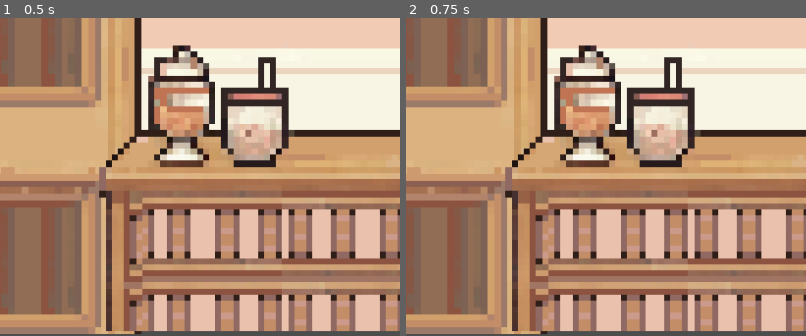
Above: before the commit, frames 1-2 (left to right).
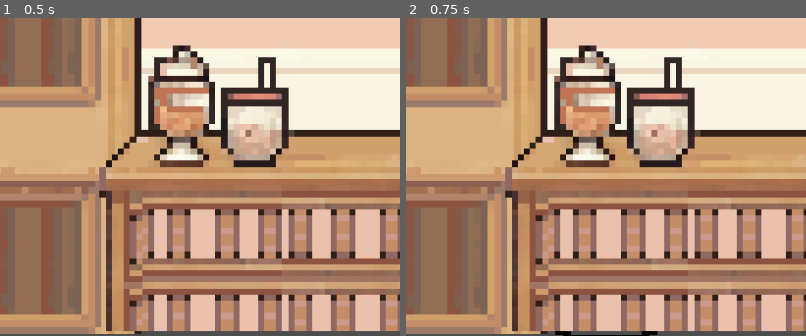
Above: after the commit, the same moments.

Repository: aylabaguette/40sGame
Game: Godot game, scene res://scenes/main.tscn
Same seed, same stepped clock (60 frames per second), same inputs: the game is played once before the commit and once after it.
Inputs (mouse positions are % of the whole screen's width and height, from its top left):
- Up to frame 1 (0.5 s): no input
- Up to frame 2 (0.75 s): tap Enter at 0.5 s; move the mouse to (39, 86) at 0.52 s; click (39, 86) at 0.6 s
The pictures show only the part of the screen within x 13-63%, y 50-100%; the shares and areas given below are measured in that part.

Frame 1 is identical in both runs. In frame 2, 0.2% of the frame differs, in the area x 37-63%, y 98-100%.

Commit message:
fixed things. ! yay

Diff:
--- a/40s-game/scenes/Kitchen.tscn
+++ b/40s-game/scenes/Kitchen.tscn
@@ -11,6 +11,9 @@
 [ext_resource type="Script" path="res://scripts/drinks.gd" id="7_vqlel"]
 [ext_resource type="Texture2D" uid="uid://bj0vn7axdv5o3" path="res://sprites/cups/cup.png" id="10_uhls2"]
 [ext_resource type="Script" path="res://scenes/cup.gd" id="11_7e8gx"]
+
+[sub_resource type="RectangleShape2D" id="RectangleShape2D_cvqij"]
+size = Vector2(111, 72)
 
 [sub_resource type="RectangleShape2D" id="RectangleShape2D_bv3je"]
 size = Vector2(388.75, 358.75)
@@ -77,6 +80,13 @@
 offset_right = 653.0
 offset_bottom = 393.0
 
+[node name="DispenserArea" type="Area2D" parent="Dispenser"]
+position = Vector2(608, 350)
+
+[node name="DispenserShape" type="CollisionShape2D" parent="Dispenser/DispenserArea"]
+position = Vector2(84.5, 218)
+shape = SubResource("RectangleShape2D_cvqij")
+
 [node name="Lids" type="Area2D" parent="."]
 position = Vector2(386, 322)
 scale = Vector2(0.4, 0.4)
@@ -99,14 +109,14 @@
 script = ExtResource("11_7e8gx")
 
 [node name="Area2D" type="Area2D" parent="Cup"]
-scale = Vector2(1, 1)
 
 [node name="CollisionShape2D" type="CollisionShape2D" parent="Cup/Area2D"]
 position = Vector2(-0.669716, 5.49844)
-scale = Vector2(1, 1)
 shape = SubResource("RectangleShape2D_kppjn")
 
 [connection signal="pressed" from="Button" to="." method="_on_button_pressed"]
 [connection signal="pressed" from="Dispenser/Rightbutton" to="Dispenser" method="_on_rightbutton_pressed"]
 [connection signal="pressed" from="Dispenser/LeftButton" to="Dispenser" method="_on_left_button_pressed"]
+[connection signal="area_shape_entered" from="Dispenser/DispenserArea" to="Dispenser" method="_on_dispenser_area_area_shape_entered"]
 [connection signal="mouse_entered" from="Cup/Area2D" to="Cup" method="_on_area_2d_mouse_entered"]
+[connection signal="mouse_exited" from="Cup/Area2D" to="Cup" method="_on_area_2d_mouse_exited"]
--- a/40s-game/scenes/cup.gd
+++ b/40s-game/scenes/cup.gd
@@ -1,17 +1,24 @@
 extends Sprite2D
 @onready var cup: Sprite2D = $"."
+
+var mouseEntered = false
+var holdingCup = false
 
 # Called when the node enters the scene tree for the first time.
 func _ready() -> void:
 	pass # Replace with function body.
 
-
 # Called every frame. 'delta' is the elapsed time since the previous frame.
 func _process(delta: float) -> void:
-	pass
+
+	if(Input.is_action_just_pressed("mouse click") && mouseEntered):
+		holdingCup = !holdingCup
+
+	if(holdingCup == true):
+		cup.position = get_global_mouse_position()
 
 func _on_area_2d_mouse_entered() -> void:
-	print("entered area")
-	if(Input.is_action_just_pressed("mouse click")):
-		print("yay")
-		cup.position = get_global_mouse_position()
+	mouseEntered = true
+
+func _on_area_2d_mouse_exited() -> void:
+	mouseEntered = false
--- a/40s-game/scripts/dispenser.gd
+++ b/40s-game/scripts/dispenser.gd
@@ -32,6 +32,8 @@
 func onLevelUp(newLevel):
 	print(newLevel)
 
+
+
 func _on_left_button_pressed() -> void:
 	#same as other just for left
 	print("button working")
@@ -51,3 +53,7 @@
 		currentDrinkOption = unlockedDrinks[0]
 	else:
 		currentDrinkOption = unlockedDrinks[arrayIndex+1]
+
+
+func _on_dispenser_area_area_shape_entered(area_rid: RID, area: Area2D, area_shape_index: int, local_shape_index: int) -> void:
+	pass # Replace with function body.
Not shown: 1 places in 40s-game/scenes/Kitchen.tscn that only renumber resources
